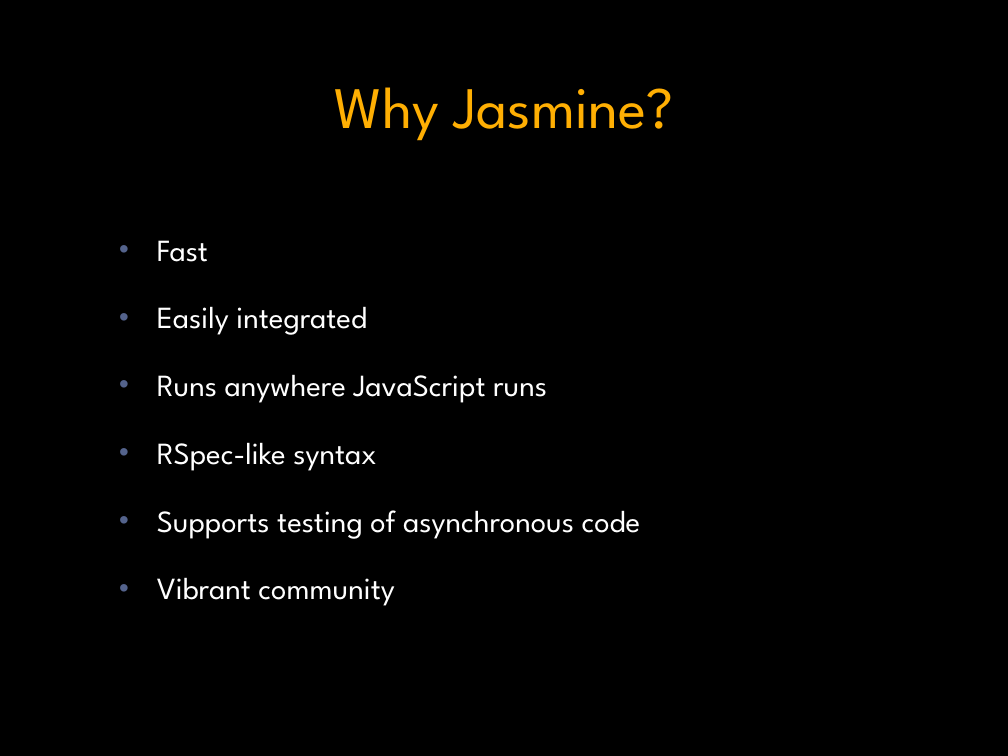
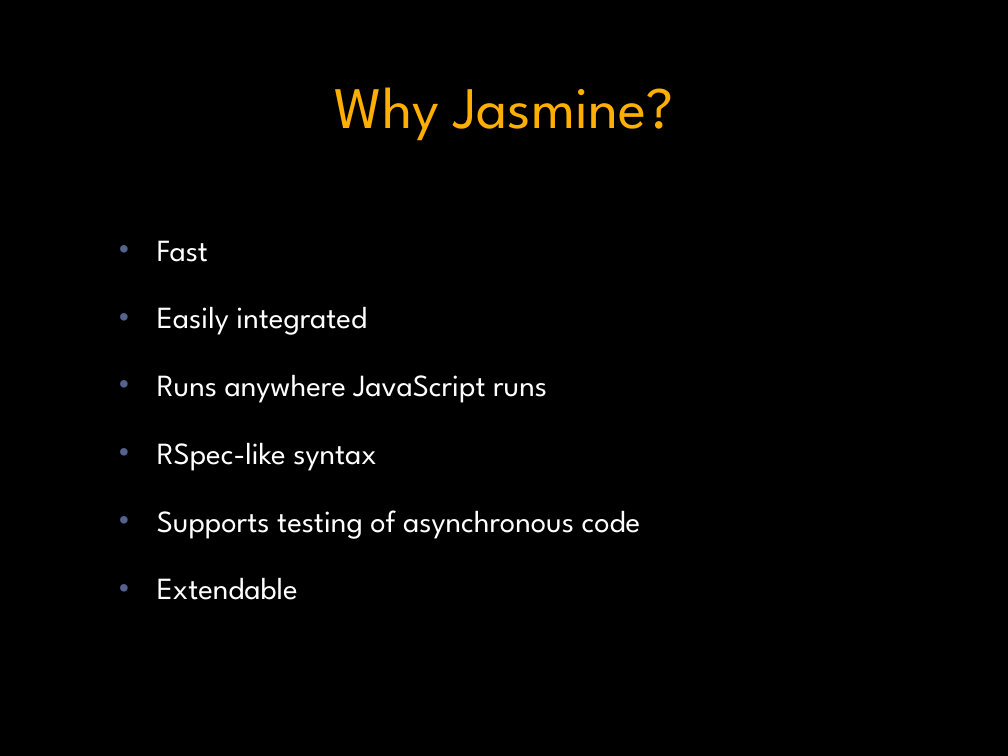
Before and after one commit to grassdog/jasmine-talk, a slide deck: slide 9 of jasmine.pptx. Drawn at 1008x756 pixels with LibreOffice and Linux fonts; fonts in the diff are those of the drawing; background and template pictures are left out. Boxes give left, top, right and bottom in pixels: in the first picture for what was removed or moved away, otherwise in the second. Text is boxed around its words. In the diff, an @@ line names an element or a change of style, - is before the commit and + after.

```diff
--- a/jasmine.pptx
+++ b/jasmine.pptx
@@ text at <box>157,577,298,600</box>: text changed @@
-• Vibrant community
+• Extendable
```
Also in this commit, not shown: 4 other slides changed, 1 slide added, 1 slide removed.
